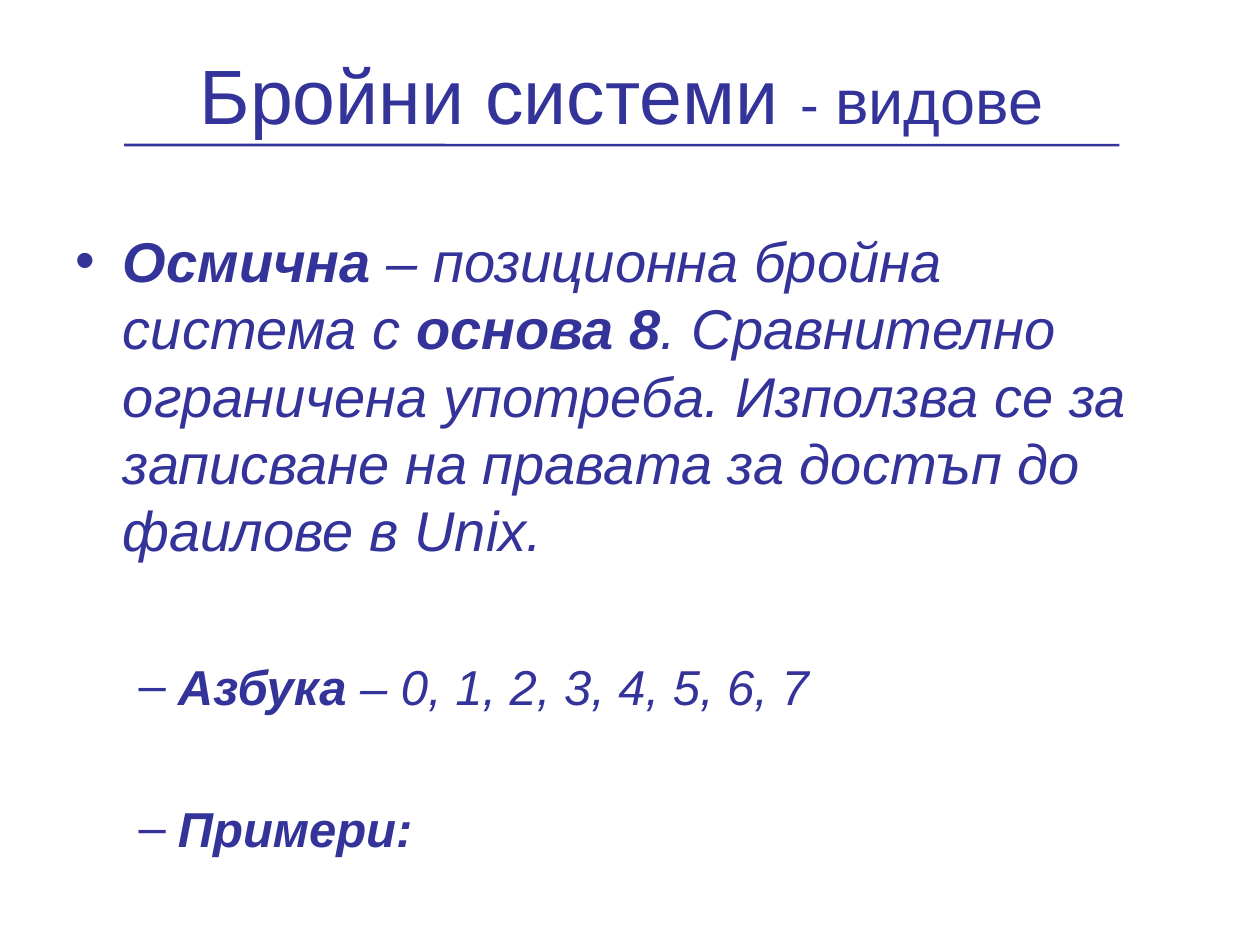
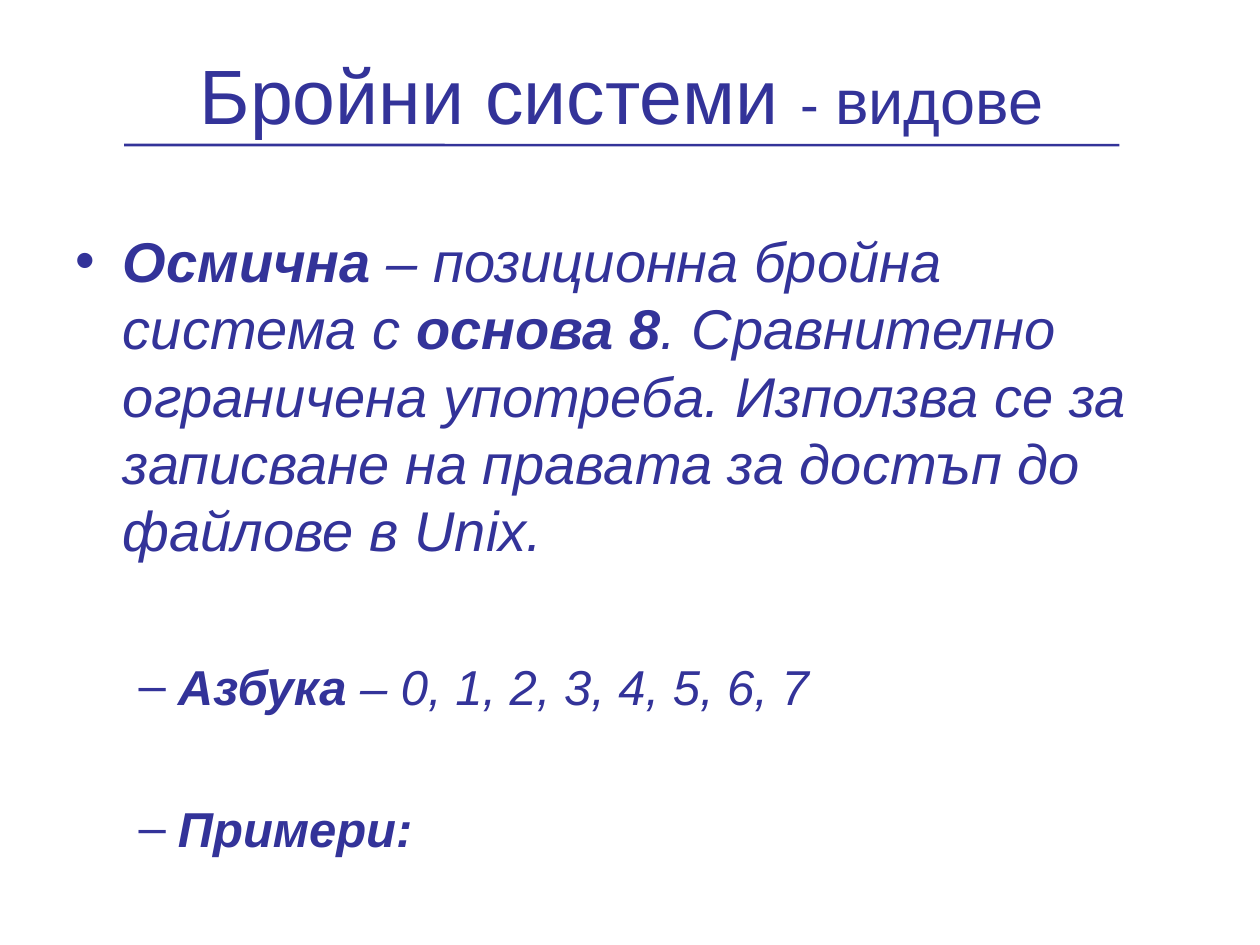
Before and after one commit to vpeevski/academy, a slide deck: slide 7 of Presentations/NumericalSystems/BroiniSistemi.ppt. Drawn at 1260x945 pixels with LibreOffice and Linux fonts; fonts in the diff are those of the drawing; background and template pictures are left out. Boxes give left, top, right and bottom in pixels: in the first picture for what was removed or moved away, otherwise in the second. Text is boxed around its words. In the diff, an @@ line names an element or a change of style, - is before the commit and + after.

```diff
--- a/Presentations/NumericalSystems/BroiniSistemi.ppt
+++ b/Presentations/NumericalSystems/BroiniSistemi.ppt
@@ text at [123, 241, 1126, 562]: text changed @@
-• Осмична – позиционна бройна система с основа 8. Сравнително ограничена употреба. Използва се за записване на правата за достъп до фаилове в Unix.
+• Осмична – позиционна бройна система с основа 8. Сравнително ограничена употреба. Използва се за записване на правата за достъп до файлове в Unix.
```
Also in this commit, not shown: 1 other slide changed, 3 other files.
